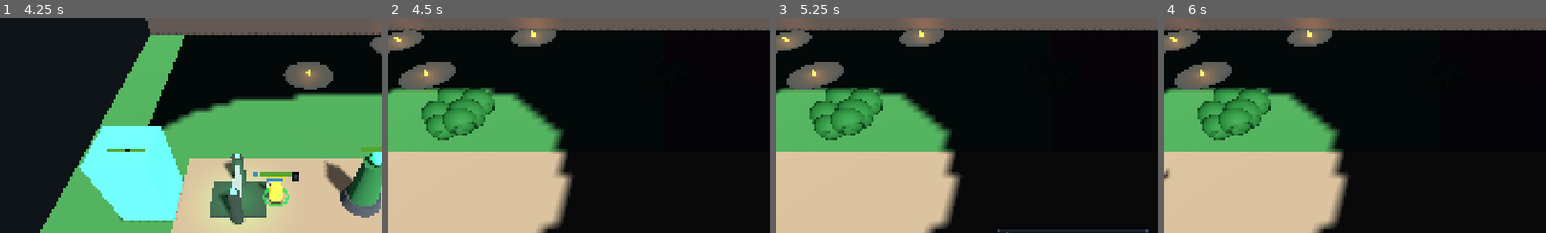
Above: before the commit, frames 1-4 (left to right).
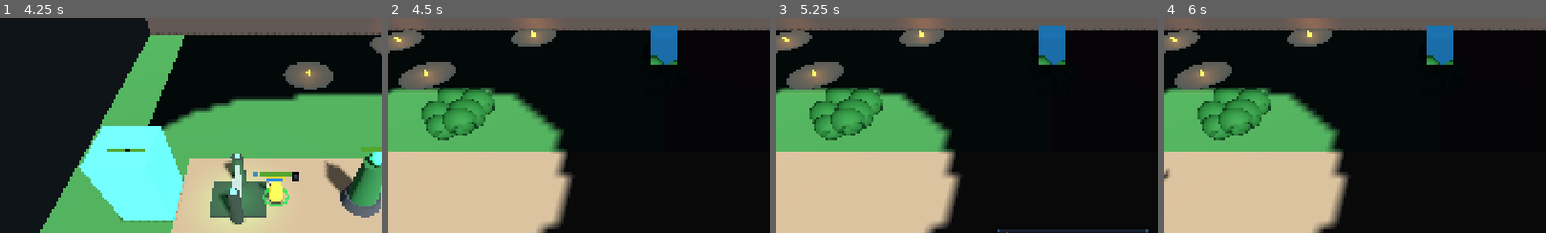
Above: after the commit, the same moments.

Repository: atalhatulu/eclipse-moba
Game: Godot game, scene res://scenes/map/moba_map_3d.tscn
Same seed, same stepped clock (60 frames per second), same inputs: the game is played once before the commit and once after it.
Inputs (mouse positions are % of the whole screen's width and height, from its top left):
- Up to frame 1 (4.25 s): click "🌳" at 0.5 s; click "💧" at 1.25 s; click "+" at 2 s; click "Q" at 2.75 s; click "+" at 3.5 s
- Up to frame 2 (4.5 s): tap Enter at 4.25 s; drag from (8, 87) to (60, 28) at 4.27 s
- Up to frame 3 (5.25 s): click "W" at 5 s
- Up to frame 4 (6 s): click "+" at 5.75 s
The pictures show only the part of the screen within x 14-64%, y 5-55%; the shares and areas given below are measured in that part.

Frame 1 is identical in both runs. In frame 2, 1.3% of the frame differs, in the area x 68-76%, y 3-22%; in frame 3, 1.3%; in frame 4, 1.3%.
Error before the commit: Parse Error: Function "on_death()" not found in base BaseCombatEntity. (res://core/entities/boss/epic_boss_entity.gd:59)

Commit message:
Fix _on_death and boss initialization in EpicBossEntity

Diff:
--- a/core/entities/boss/epic_boss_entity.gd
+++ b/core/entities/boss/epic_boss_entity.gd
@@ -34,7 +34,7 @@
 		attribute_system.add_modifier(ad_mod)
 		attribute_system.add_modifier(ar_mod)
 		attribute_system.add_modifier(mr_mod)
-		attribute_system.heal_to_full()
+		attribute_system.current_health = attribute_system.get_stat(StatModifier.TargetStat.MAX_HEALTH)
 
 func _create_visuals() -> void:
 	if not has_node("BossVisual"):
@@ -55,8 +55,8 @@
 		mesh_inst.material_override = mat
 		root.add_child(mesh_inst)
 
-func on_death() -> void:
-	super.on_death()
+func _on_death(killer_name: String) -> void:
+	super._on_death(killer_name)
 	_spawn_boss_rewards()
 
 func _spawn_boss_rewards() -> void:
